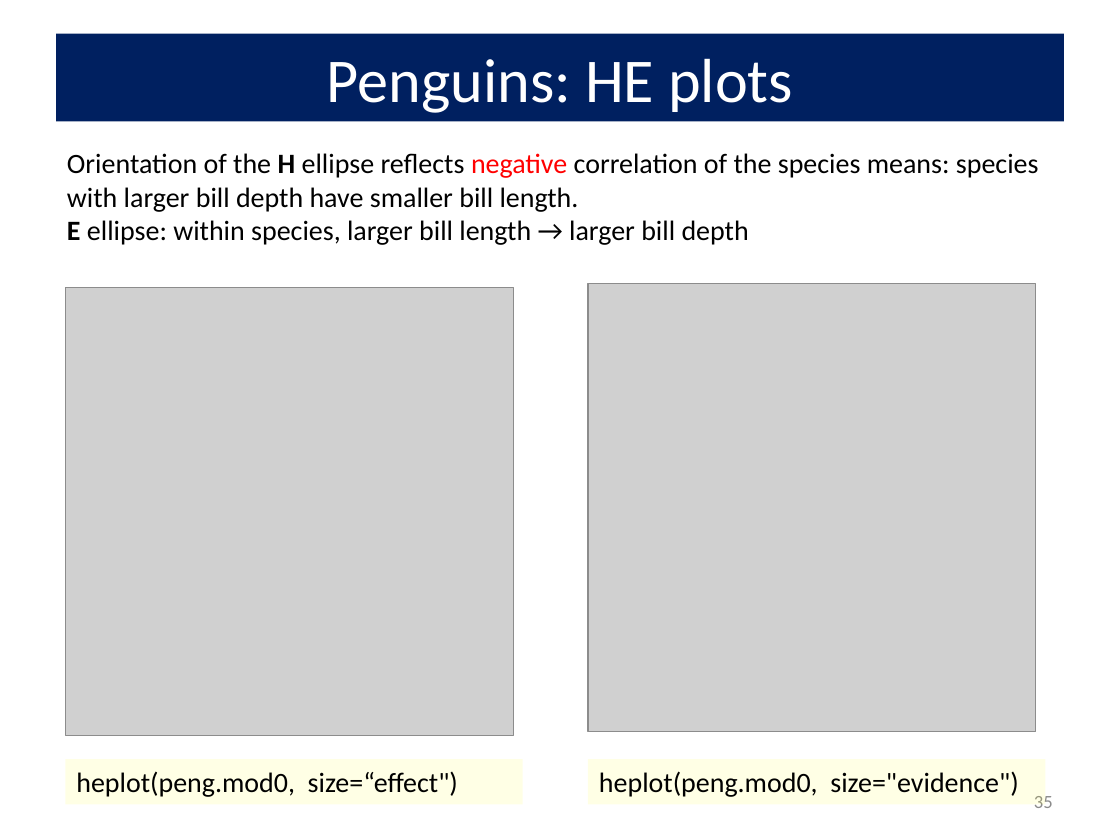
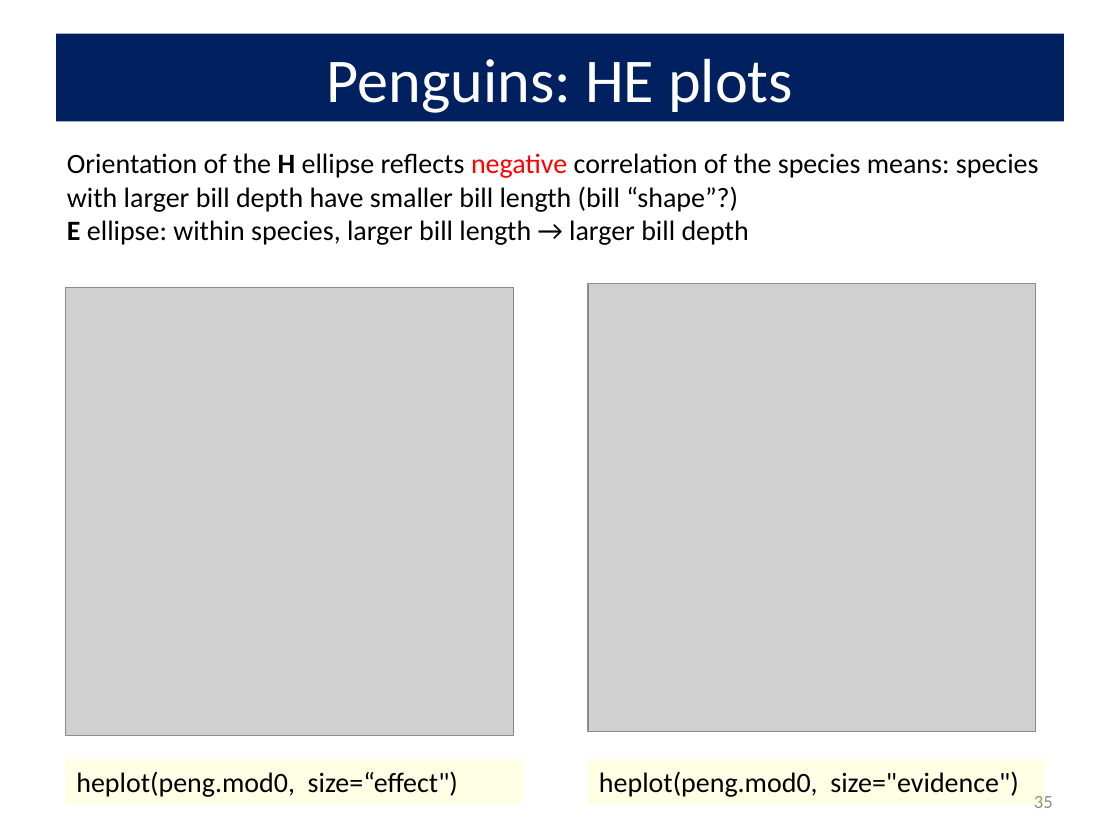
Before and after one commit to friendly/VisMLM-course, a slide deck: slide 35 of lectures/lecture2.pptx. Drawn at 1120x840 pixels with LibreOffice and Linux fonts; fonts in the diff are those of the drawing; grey boxes stand for pictures. Boxes give left, top, right and bottom in pixels: in the first picture for what was removed or moved away, otherwise in the second. Text is boxed around its words. In the diff, an @@ line names an element or a change of style, - is before the commit and + after.

```diff
--- a/lectures/lecture2.pptx
+++ b/lectures/lecture2.pptx
@@ text at <box>67,153,1039,212</box>: text changed @@
-Orientation of the H ellipse reflects negative correlation of the species means: species with larger bill depth have smaller bill length.
+Orientation of the H ellipse reflects negative correlation of the species means: species with larger bill depth have smaller bill length (bill “shape”?)
```
Also in this commit, not shown: 5 other slides changed, 4 other files.
